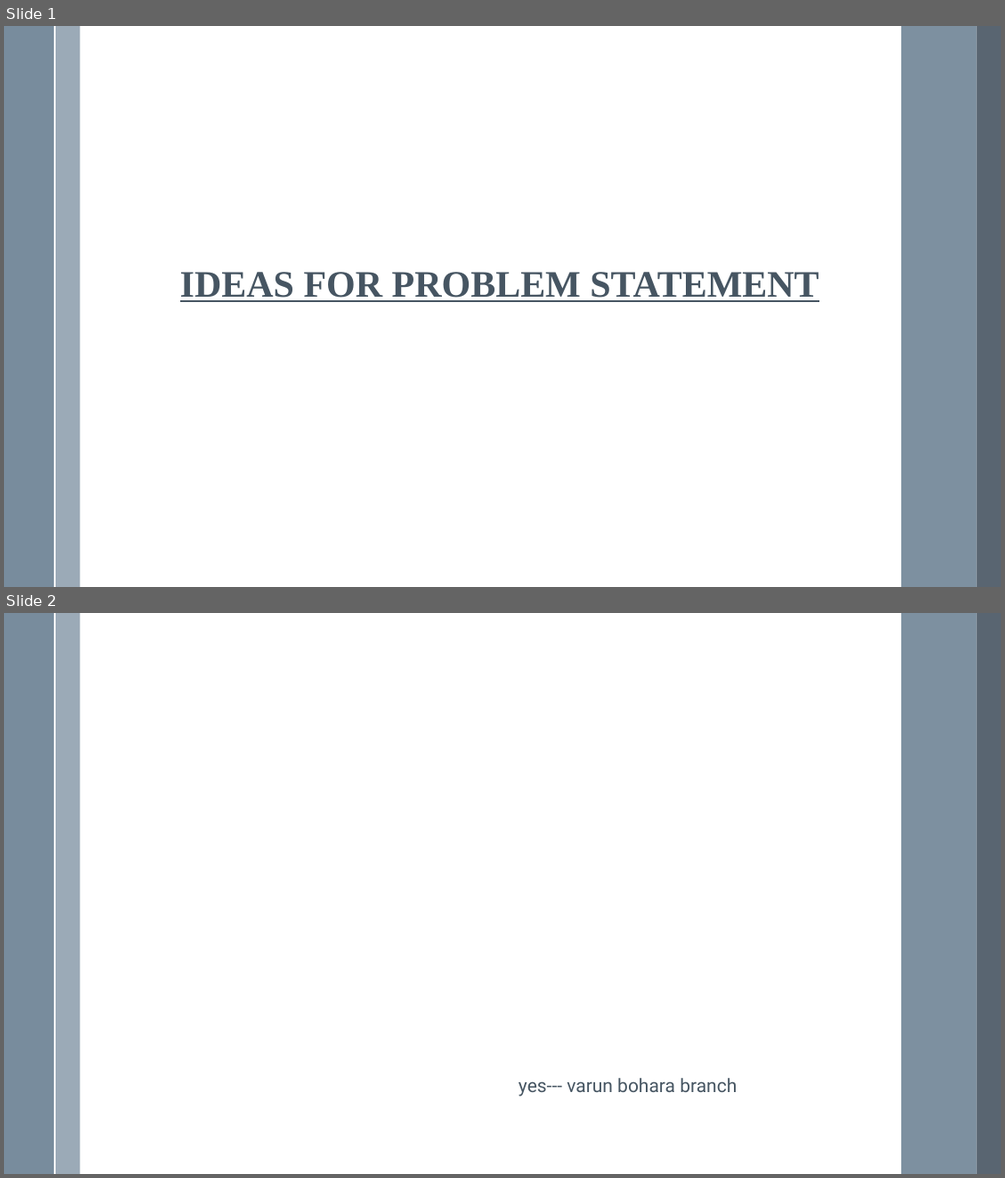
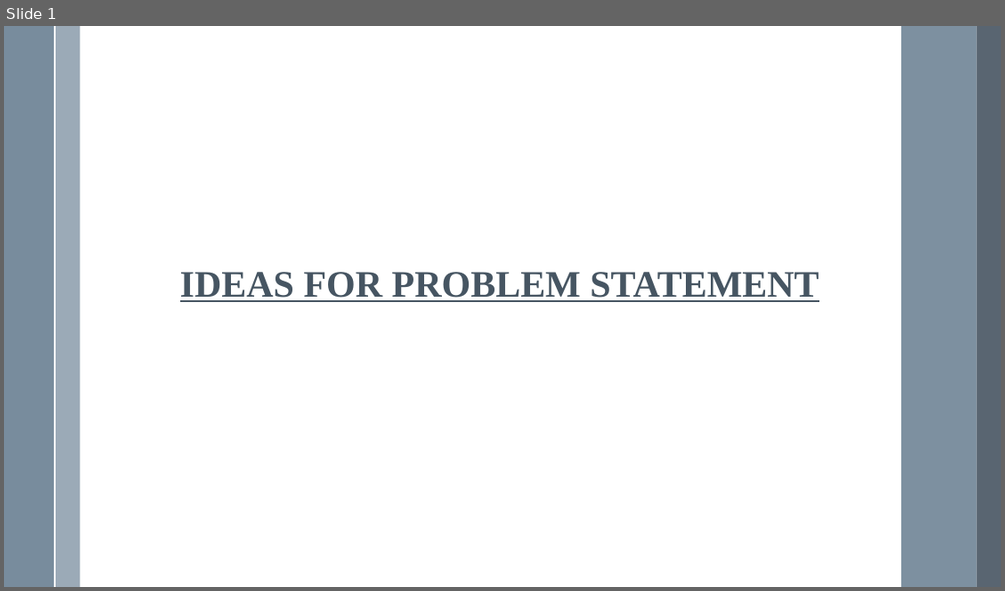
Before and after one commit to VarunBohara/Mini-Project-Documents, a slide deck: Ideas -- v3.0.pptx. Shown one above the other, each under a label of ours: slides 1 and 2 before the commit, slide 1 after it. The pictures are 1005x1178 and 1005x591 pixels, drawn with LibreOffice and Linux fonts; fonts in the diff are those of the drawing. Boxes give left, top, right and bottom in pixels: in the first picture for what was removed or moved away, otherwise in the second. Text is boxed around its words. In the diff, an @@ line names an element or a change of style, - is before the commit and + after.

```diff
--- a/Ideas -- v3.0.pptx
+++ b/Ideas -- v3.0.pptx
@@ slide 2 removed at bbox=[4, 613, 1001, 1174], background #FFFFFF; not listed: 5 template elements that a slide beside it also shows @@
@@ text removed at bbox=[518, 1078, 736, 1096] @@
-yes--- varun bohara branch
```
Also in this commit, not shown: 4 slides added, 1 other slide removed.
